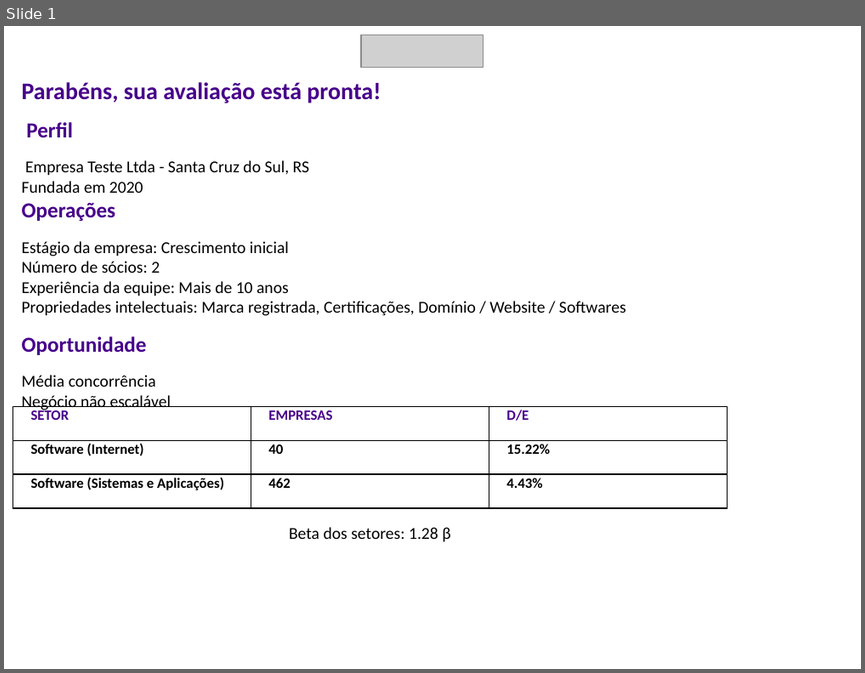
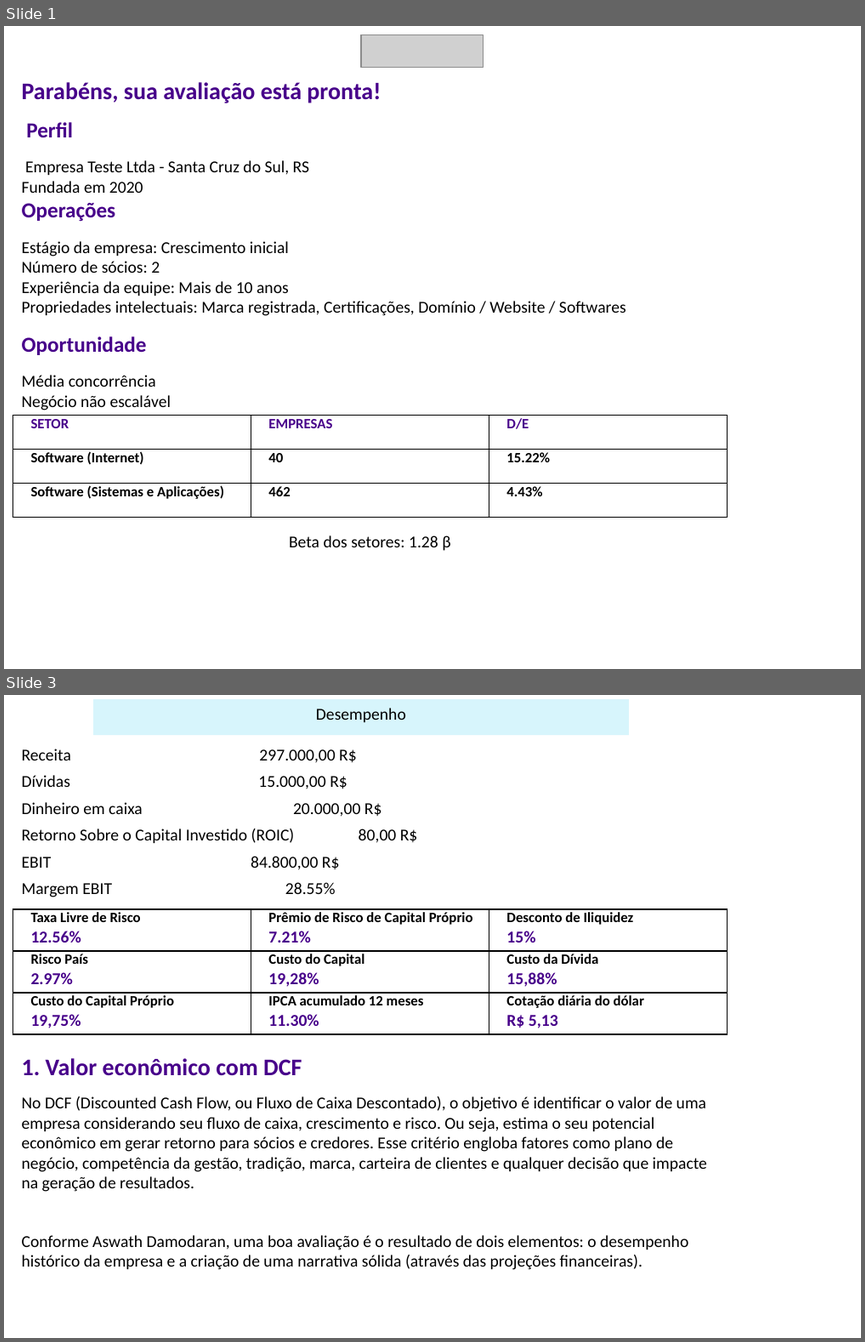
Before and after one commit to mohsinlodhi4/html2ppt, a slide deck: v2/slide.pptx. Shown one above the other, each under a label of ours: slide 1 before the commit, slides 1 and 3 after it; the slides between them are not shown. The pictures are 865x673 and 865x1342 pixels, drawn with LibreOffice and Linux fonts; fonts in the diff are those of the drawing; grey boxes stand for pictures. Boxes give left, top, right and bottom in pixels: in the first picture for what was removed or moved away, otherwise in the second. Text is boxed around its words. In the diff, an @@ line names an element or a change of style, - is before the commit and + after.

```diff
--- a/v2/slide.pptx
+++ b/v2/slide.pptx
@@ slide 3 added at (4,695,861,1338), background #FFFFFF @@
@@ rectangle added at (93,699,629,735), fill #D7F5FC, 14 pt, text #000000 @@
+Desempenho
@@ text added at (22,749,357,763), 14 pt, text #000000 @@
+Receita 297.000,00 R$
@@ text added at (22,775,347,789), 14 pt, text #000000 @@
+Dívidas 15.000,00 R$
@@ text added at (22,802,382,817), 14 pt, text #000000 @@
+Dinheiro em caixa 20.000,00 R$
@@ text added at (22,828,418,843), 14 pt, text #000000 @@
+Retorno Sobre o Capital Investido (ROIC) 80,00 R$
@@ text added at (22,856,340,870), 14 pt, text #000000 @@
+EBIT 84.800,00 R$
@@ text added at (22,882,336,897), 14 pt, text #000000 @@
+Margem EBIT 28.55%
@@ table added at (12,909,727,1032), 3 rows, 3 columns @@
+Taxa Livre de Risco 12.56% | Prêmio de Risco de Capital Próprio 7.21% | Desconto de Iliquidez 15%
+Risco País 2.97% | Custo do Capital 19,28% | Custo da Dívida 15,88%
+Custo do Capital Próprio 19,75% | IPCA acumulado 12 meses 11.30% | Cotação diária do dólar R$ 5,13
@@ text added at (22,1058,302,1076), 20 pt, text #47008A, bold @@
+1. Valor econômico com DCF
@@ text added at (22,1096,707,1191), 14 pt, text #000000 @@
+No DCF (Discounted Cash Flow, ou Fluxo de Caixa Descontado), o objetivo é identificar o valor de uma empresa considerando seu fluxo de caixa, crescimento e risco. Ou seja, estima o seu potencial econômico em gerar retorno para sócios e credores. Esse critério engloba fatores como plano de negócio, competência da gestão, tradição, marca, carteira de clientes e qualquer decisão que impacte na geração de resultados.
@@ text added at (22,1235,688,1270), 14 pt, text #000000 @@
+Conforme Aswath Damodaran, uma boa avaliação é o resultado de dois elementos: o desempenho histórico da empresa e a criação de uma narrativa sólida (através das projeções financeiras).
@@ slide 1 changed as well @@
@@ table: place and size @@
-table at (12,407,727,494)
+table at (12,415,727,502)
@@ text "Beta dos setores: 1.28 β": place and size @@
-text "Beta dos setores: 1.28 β" at (289,527,450,542)
+text "Beta dos setores: 1.28 β" at (289,535,450,550)
```
Also in this commit, not shown: 1 other slide changed, 14 other files.
